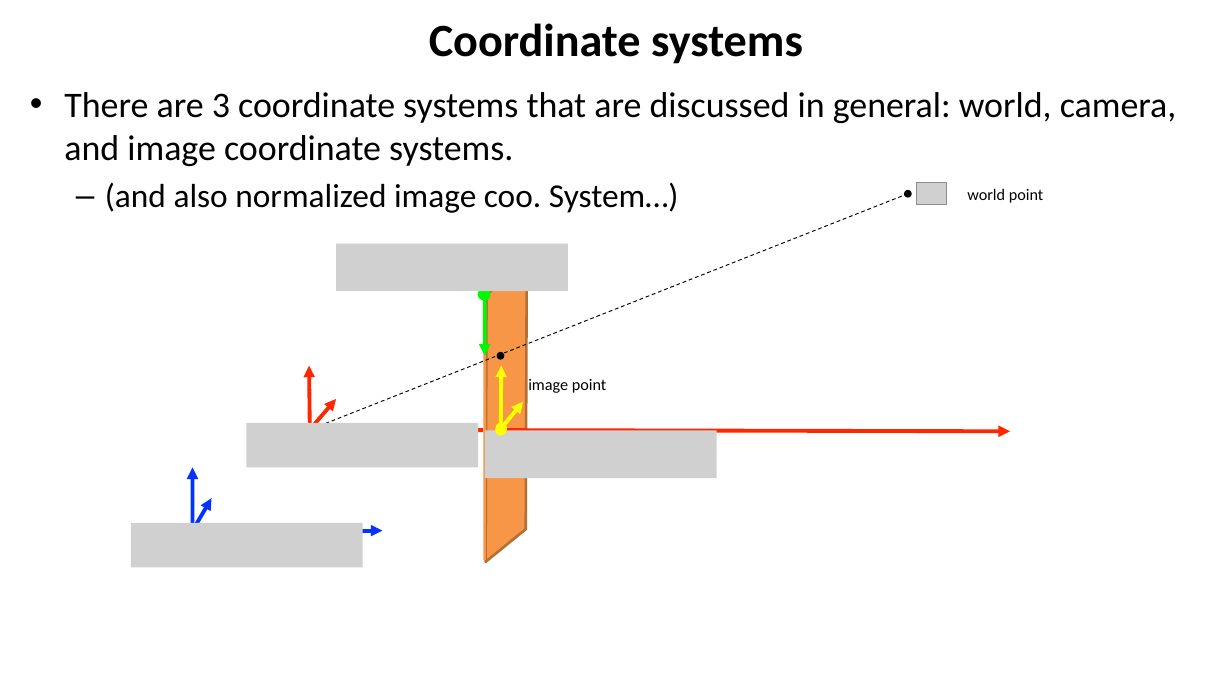
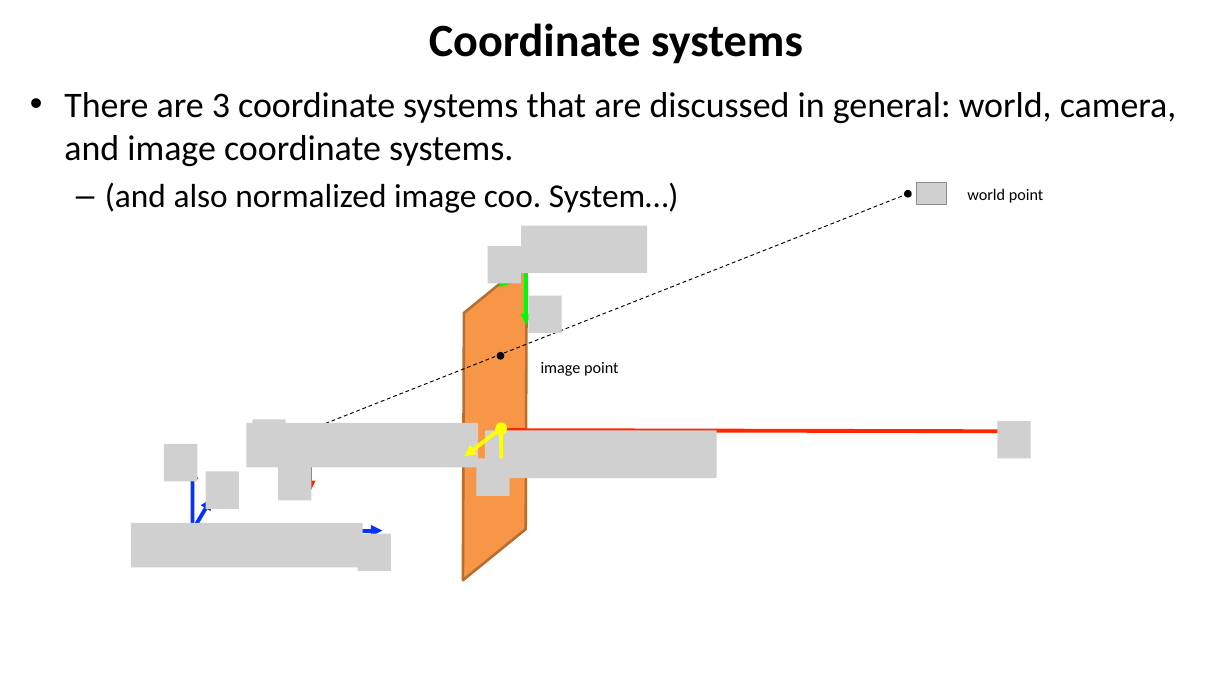
Before and after one commit to YoniChechik/AI_is_Math, a slide deck: slide 8 of c_07_camera_calibration/camera_calibration.pptx. Drawn at 1232x693 pixels with LibreOffice and Linux fonts; fonts in the diff are those of the drawing; grey boxes stand for pictures; background and template pictures are left out. Boxes give left, top, right and bottom in pixels: in the first picture for what was removed or moved away, otherwise in the second. Text is boxed around its words. In the diff, an @@ line names an element or a change of style, - is before the commit and + after.

```diff
--- a/c_07_camera_calibration/camera_calibration.pptx
+++ b/c_07_camera_calibration/camera_calibration.pptx
@@ picture added at (521,226,647,274) @@
@@ parallelogram: place and size @@
-parallelogram at (355,262,657,562)
+parallelogram at (332,262,657,581)
@@ picture removed at (336,244,568,292) @@
@@ picture added at (488,246,521,283) @@
@@ double arrow moved from (483, 295) - (506, 277) to (525, 264) - (499, 287) @@
@@ double arrow moved from (485, 295) - (485, 356) to (526, 264) - (526, 325) @@
@@ picture added at (529,296,562,333) @@
@@ text "image point": place and size @@
-text "image point" at (528,379,606,393)
+text "image point" at (541,362,618,376)
@@ double arrow removed from (311, 429) to (336, 399) @@
@@ picture added at (165,445,198,482) @@
@@ picture added at (252,420,286,457) @@
@@ line removed from (309, 431) to (483, 431) @@
@@ double arrow moved from (310, 431) - (309, 366) to (310, 431) - (310, 493) @@
@@ double arrow moved from (501, 428) - (523, 402) to (501, 428) - (465, 457) @@
@@ double arrow moved from (501, 430) - (501, 366) to (501, 430) - (502, 489) @@
@@ picture added at (997,421,1031,458) @@
@@ picture added at (206,471,239,508) @@
@@ picture added at (278,463,311,500) @@
@@ picture added at (477,458,510,495) @@
@@ picture added at (358,533,391,570) @@
```
Also in this commit, not shown: 1 other slide changed, 10 other files.
